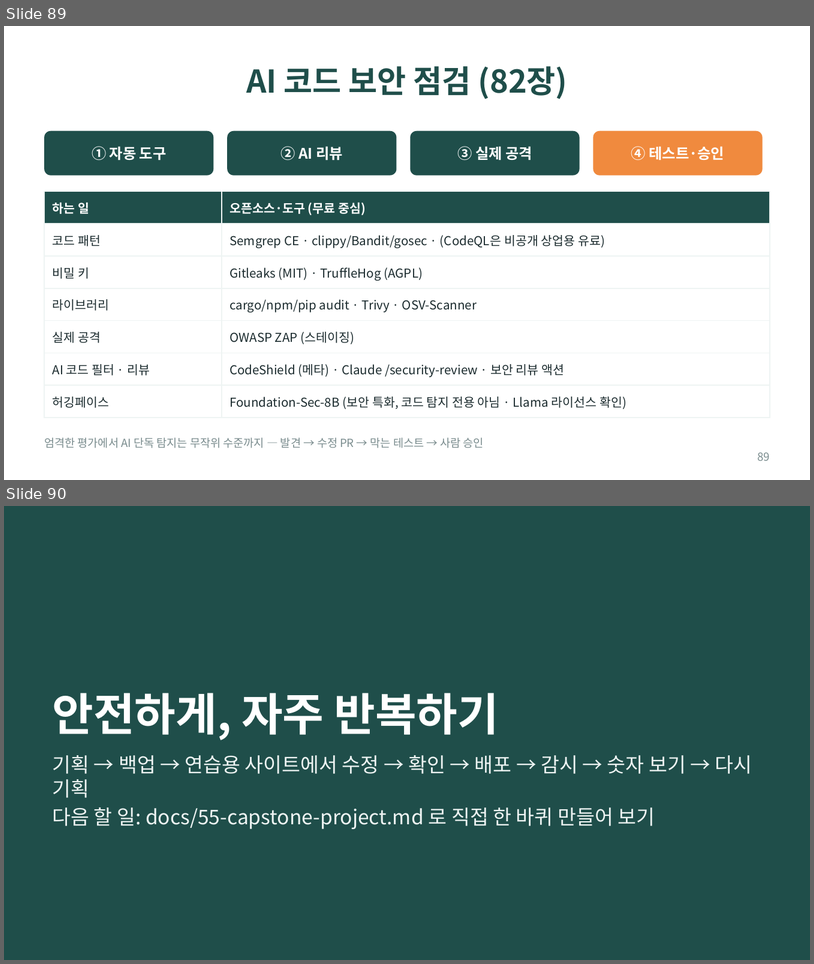
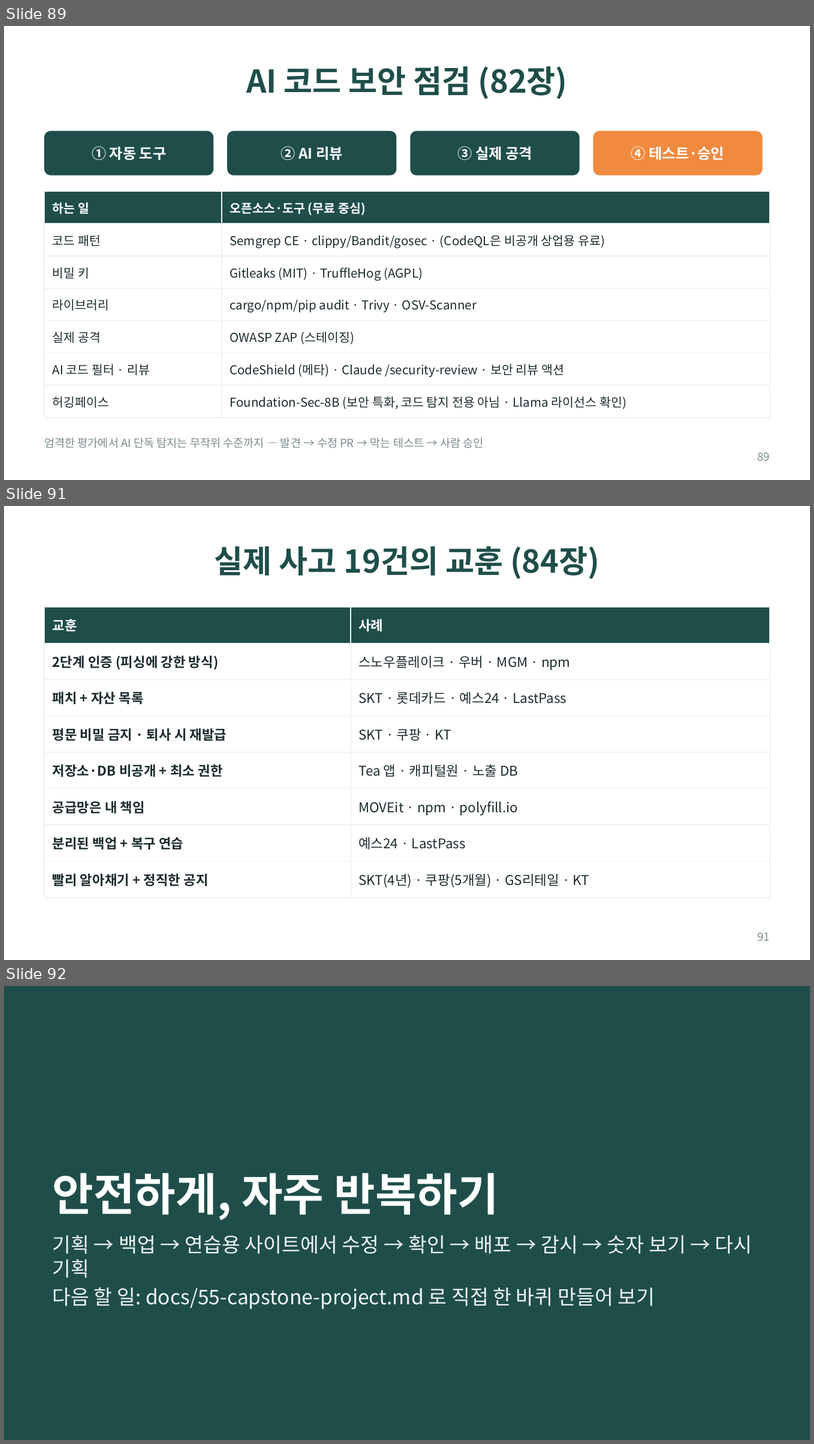
Before and after one commit to bincodin-ko/stanford-study, a slide deck: slides/internet-business-101.pptx. Shown one above the other, each under a label of ours: slides 89 and 90 before the commit, slides 89, 91 and 92 after it; the slides between them are not shown. The pictures are 814x964 and 814x1444 pixels, drawn with LibreOffice and Linux fonts; fonts in the diff are those of the drawing. Boxes give left, top, right and bottom in pixels: in the first picture for what was removed or moved away, otherwise in the second. Text is boxed around its words. In the diff, an @@ line names an element or a change of style, - is before the commit and + after.

```diff
--- a/slides/internet-business-101.pptx
+++ b/slides/internet-business-101.pptx
@@ slide 91 added at [4, 506, 810, 960], background #FFFFFF @@
@@ title added at [215, 546, 600, 579], 28 pt, text #1F4E4A, bold @@
+실제 사고 19건의 교훈 (84장)
@@ table added at [44, 607, 770, 890], 8 rows, 2 columns @@
+교훈 | 사례
+2단계 인증 (피싱에 강한 방식) | 스노우플레이크 · 우버 · MGM · npm
+패치 + 자산 목록 | SKT · 롯데카드 · 예스24 · LastPass
+평문 비밀 금지 · 퇴사 시 재발급 | SKT · 쿠팡 · KT
+저장소·DB 비공개 + 최소 권한 | Tea 앱 · 캐피털원 · 노출 DB
+공급망은 내 책임 | MOVEit · npm · polyfill.io
+분리된 백업 + 복구 연습 | 예스24 · LastPass
+빨리 알아채기 + 정직한 공지 | SKT(4년) · 쿠팡(5개월) · GS리테일 · KT
@@ page number added at [758, 932, 770, 940], 10 pt, text #7A8C8E @@
+91
@@ what was slide 90 is now slide 92 @@
```
Also in this commit, not shown: 1 other slide added, 17 other files.
